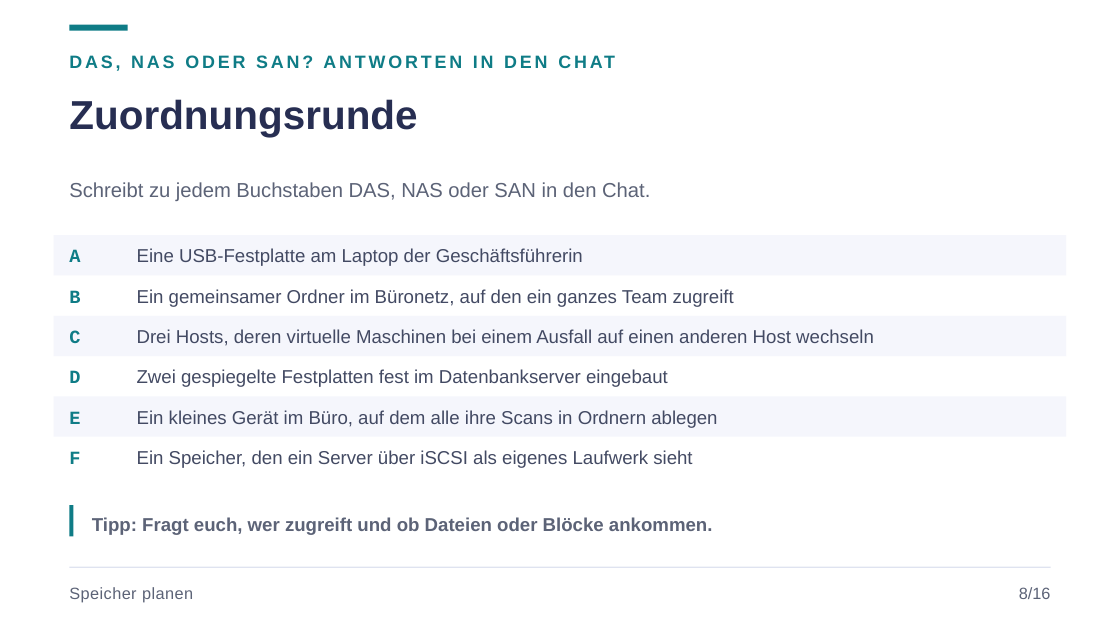
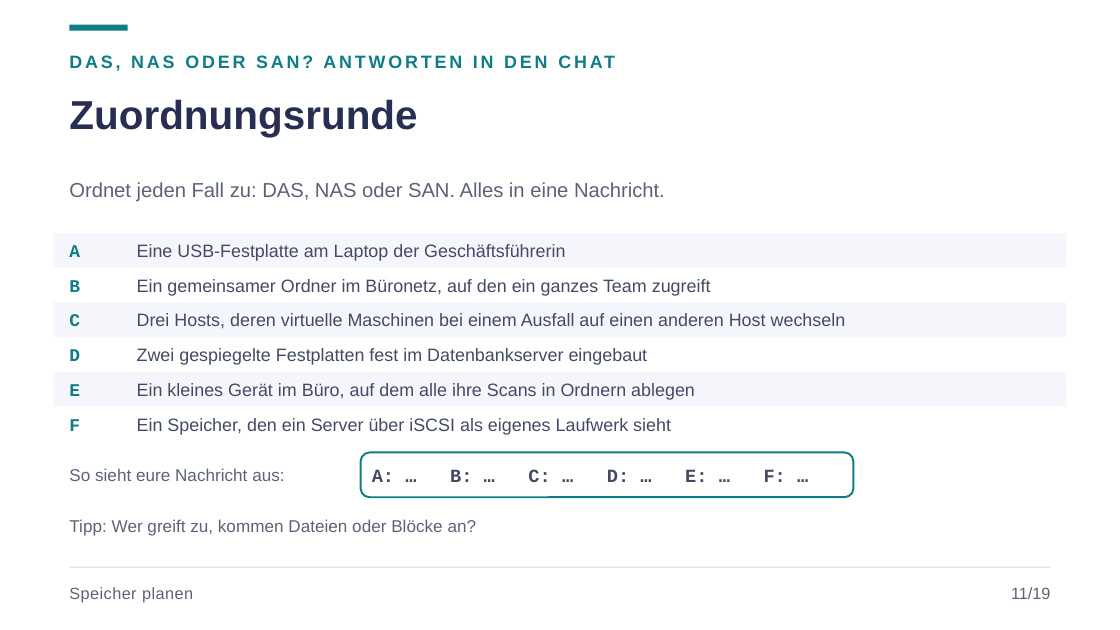
Before and after one commit to JacobMenge/kurs-unterlagen, a slide deck: slide 13 of folien/14-speicher.pptx (slide 10 before the commit). Drawn at 1120x630 pixels with LibreOffice and Linux fonts; fonts in the diff are those of the drawing. Boxes give left, top, right and bottom in pixels: in the first picture for what was removed or moved away, otherwise in the second. Text is boxed around its words. In the diff, an @@ line names an element or a change of style, - is before the commit and + after.

```diff
--- a/folien/14-speicher.pptx
+++ b/folien/14-speicher.pptx
@@ text at bbox=[69, 182, 665, 201]: text changed @@
-Schreibt zu jedem Buchstaben DAS, NAS oder SAN in den Chat.
+Ordnet jeden Fall zu: DAS, NAS oder SAN. Alles in eine Nachricht.
@@ rectangle: place and size @@
-rectangle at bbox=[54, 235, 1066, 276]
+rectangle at bbox=[54, 233, 1066, 268]
@@ text "B": place and size @@
-text "B" at bbox=[69, 290, 80, 309]
+text "B" at bbox=[69, 280, 80, 292]
@@ text "Ein gemeinsamer Ordner im Büronetz, ...": place and size @@
-text "Ein gemeinsamer Ordner im Büronetz, ..." at bbox=[137, 289, 734, 307]
+text "Ein gemeinsamer Ordner im Büronetz, ..." at bbox=[137, 279, 711, 296]
@@ rectangle: place and size @@
-rectangle at bbox=[54, 316, 1066, 356]
+rectangle at bbox=[54, 302, 1066, 337]
@@ text "C": place and size @@
-text "C" at bbox=[69, 330, 80, 343]
+text "C" at bbox=[69, 314, 80, 326]
@@ text "Drei Hosts, deren virtuelle Maschinen ...": place and size @@
-text "Drei Hosts, deren virtuelle Maschinen ..." at bbox=[137, 329, 874, 346]
+text "Drei Hosts, deren virtuelle Maschinen ..." at bbox=[137, 313, 846, 328]
@@ text "D": place and size @@
-text "D" at bbox=[69, 370, 80, 383]
+text "D" at bbox=[69, 349, 80, 361]
@@ text "Zwei gespiegelte Festplatten fest im ...": place and size @@
-text "Zwei gespiegelte Festplatten fest im ..." at bbox=[137, 369, 668, 387]
+text "Zwei gespiegelte Festplatten fest im ..." at bbox=[137, 348, 648, 365]
@@ rectangle: place and size @@
-rectangle at bbox=[54, 396, 1066, 437]
+rectangle at bbox=[54, 372, 1066, 407]
@@ text "E": place and size @@
-text "E" at bbox=[69, 411, 80, 424]
+text "E" at bbox=[69, 384, 80, 396]
@@ text "Ein kleines Gerät im Büro, ...": place and size @@
-text "Ein kleines Gerät im Büro, ..." at bbox=[137, 410, 717, 428]
+text "Ein kleines Gerät im Büro, ..." at bbox=[137, 383, 695, 400]
@@ size 12 to 11.5 pt in 12 elements at bbox=[137, 244, 565, 261], bbox=[137, 279, 711, 296], bbox=[69, 245, 80, 257], bbox=[137, 313, 846, 328], bbox=[69, 280, 80, 292], bbox=[137, 348, 648, 365], bbox=[69, 314, 80, 326], bbox=[137, 383, 695, 400], bbox=[69, 349, 80, 361], bbox=[137, 418, 671, 435], bbox=[69, 384, 80, 396], bbox=[69, 419, 80, 431] @@
@@ text "F": place and size @@
-text "F" at bbox=[69, 451, 80, 464]
+text "F" at bbox=[69, 419, 80, 431]
@@ text "Ein Speicher, den ein Server ...": place and size @@
-text "Ein Speicher, den ein Server ..." at bbox=[137, 450, 692, 468]
+text "Ein Speicher, den ein Server ..." at bbox=[137, 418, 671, 435]
@@ text added at bbox=[69, 468, 284, 481], 11 pt, text #5C6377 @@
+So sieht eure Nachricht aus:
@@ rounded rectangle added at bbox=[361, 452, 853, 497], fill #FFFFFF, outline #0F7C86 1.25 pt @@
@@ text added at bbox=[372, 469, 786, 482], 12 pt, text #434A63, bold @@
+A: … B: … C: … D: … E: … F: …
@@ rectangle removed at bbox=[69, 505, 74, 536] @@
@@ text at bbox=[69, 519, 477, 536]: text changed; size 12 to 11 pt; bold off @@
-Tipp: Fragt euch, wer zugreift und ob Dateien oder Blöcke ankommen.
+Tipp: Wer greift zu, kommen Dateien oder Blöcke an?
@@ text at bbox=[1011, 587, 1050, 599]: text changed @@
-8/16
+11/19
```
Also in this commit, not shown: 15 other slides changed, 3 slides added, 5 other files.
